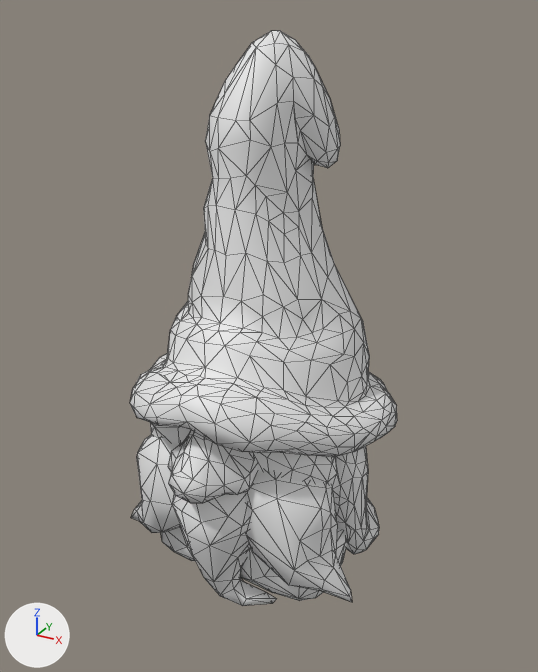
One commit to the Blender file blender/wizard.blend: the scene before it, then after it.
One viewpoint serves both versions: a camera (50 mm lens) standing at (3.14, -5.67, 4.98) and looking at (0.15, -0.25, 2.27). The lights are fixed; the arrows at lower left show +X, +Y and +Z. Mesh edges are drawn as thin lines.
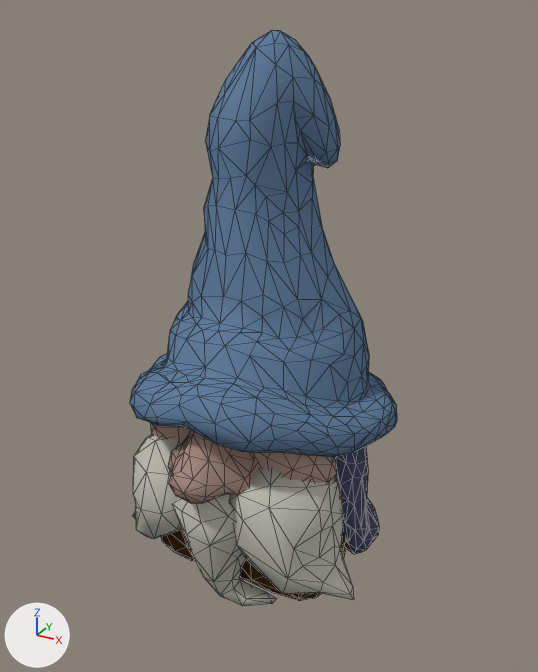
Changed parts and their boxes (x1, y1, x2, y2) in the pictures (538 x 672 px; the box of a moved part takes in the faces that stretch with it):
```json
{"object": "Icosphere.002", "change": "recoloured, reshaped", "before": [130, 30, 397, 606], "after": [130, 30, 397, 606], "on screen": "grey to blue"}
{"part": 1, "of": "me_icosphere_002", "change": "moved or reshaped", "before": [243, 470, 352, 602], "after": [229, 468, 353, 600]}
{"part": 2, "of": "me_icosphere_002", "change": "moved or reshaped", "before": [131, 434, 181, 533], "after": [133, 434, 183, 539]}
```

Scene script edits in JSON lines:
```json
{"op": "add", "block": "img_wizard_base", "code": ["img_wizard_base = load_image('Wizard_base', 'Wizard_base.png', 2048, 2048, 'sRGB')"]}
{"op": "add", "block": "mat_material_001", "code": ["mat_material_001 = principled_material('Material.001')", "mat_material_001.texture = img_wizard_base", "mat_material_001.roughness = 1.0", "mat_material_001.specular_ior_level = 0.0"]}
{"block": "me_icosphere_002", "where": "me_icosphere_002.from_pydata(...)  # 1369 vertices, 2708 faces; spans x -3.07..4.55, y -1.77..1.39, z -0.91..11.26"}
{"block": "me_icosphere_002", "where": "# used by ob_icosphere_002; location = (0.0, 0.0, 0.08); scale = (0.421, 0.843, 0.421)"}
{"block": "me_icosphere_002", "change": "me_icosphere_002 part 1: the loose piece of 71 vertices spanning x 0.29..3.01, y -1.26..-0.34, z -0.09..3.02 is scaled about its middle by (1, 1.56, 1), then moved by (0.0, 0.06, 0.0)"}
{"block": "me_icosphere_002", "change": "me_icosphere_002 part 2: the loose piece of 69 vertices spanning x -2.99..-0.29, y -1.26..-0.33, z -0.07..3.02 is scaled about its middle by (1, 1.56, 1), then moved by (0.0, 0.07, 0.0)"}
{"op": "add", "block": "me_icosphere_002", "code": "me_icosphere_002.materials.append(mat_material_001)  # picture img_wizard_base"}
```
